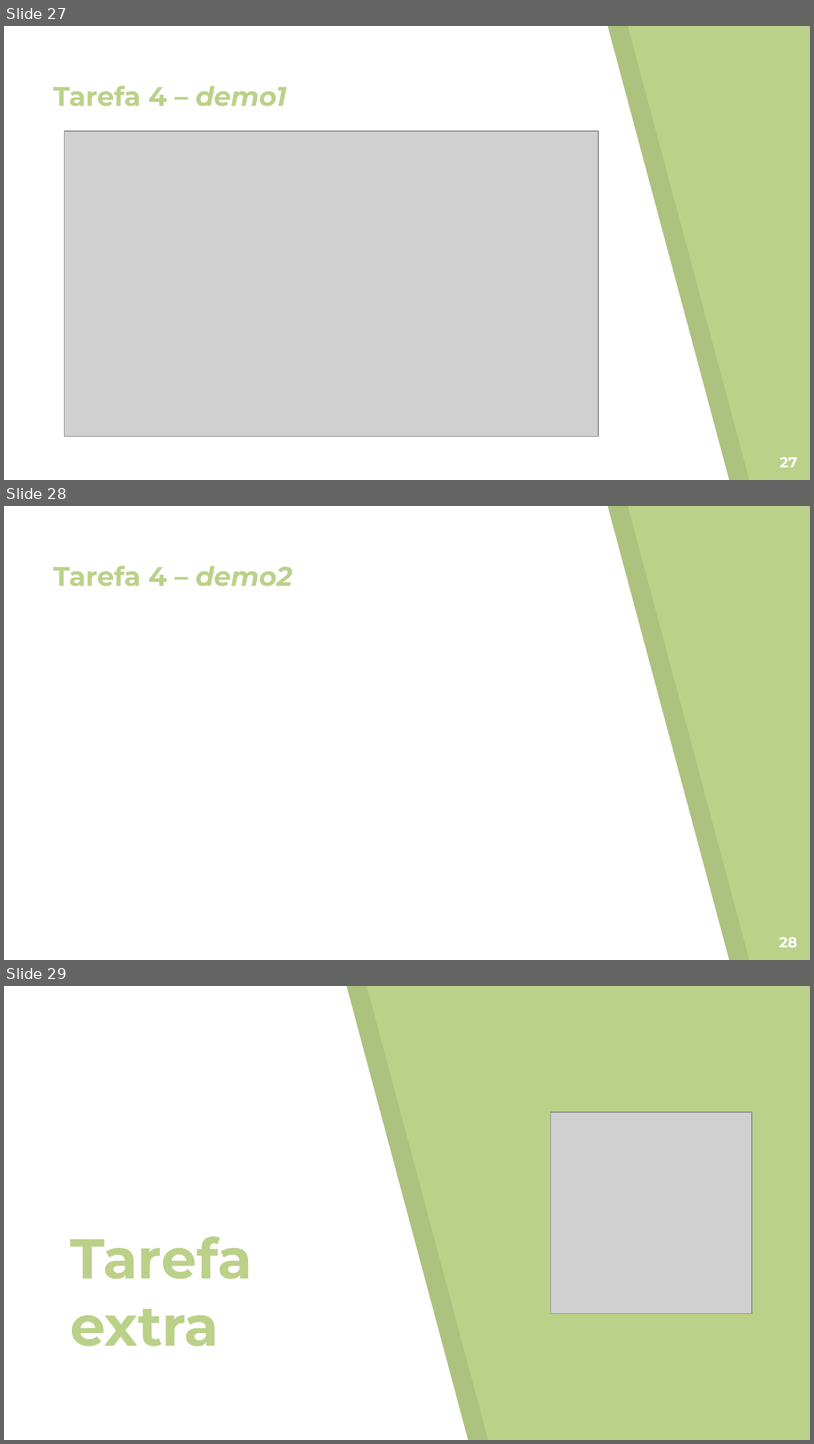
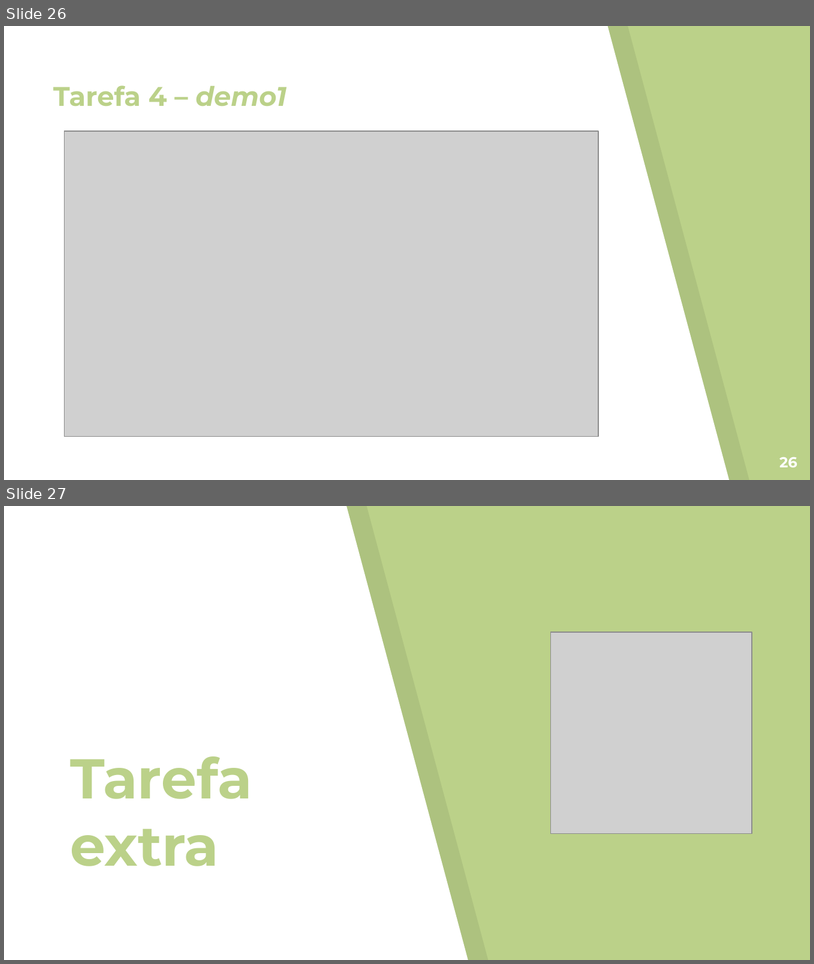
Before and after one commit to Nelson198/ATS, a slide deck: Apresentação.pptx. Shown one above the other, each under a label of ours: slides 27, 28 and 29 before the commit, slides 26 and 27 after it. The pictures are 814x1444 and 814x964 pixels, drawn with LibreOffice and Linux fonts; fonts in the diff are those of the drawing; grey boxes stand for pictures. Boxes give left, top, right and bottom in pixels: in the first picture for what was removed or moved away, otherwise in the second. Text is boxed around its words. In the diff, an @@ line names an element or a change of style, - is before the commit and + after.

Commit message:
PPT

```diff
--- a/Apresentação.pptx
+++ b/Apresentação.pptx
@@ slide 28 removed at [4, 506, 810, 960], background #BBD189; not listed: 2 template elements that a slide beside it also shows @@
@@ title removed at [53, 565, 292, 586] @@
-Tarefa 4 – demo2
@@ page number removed at [780, 937, 798, 947] @@
-28
@@ what was slide 27 is now slide 26 @@
@@ page number at [780, 457, 798, 467]: text changed @@
-27
+26
@@ what was slide 29 is now slide 27 @@
```
Also in this commit, not shown: 1 other slide removed.
